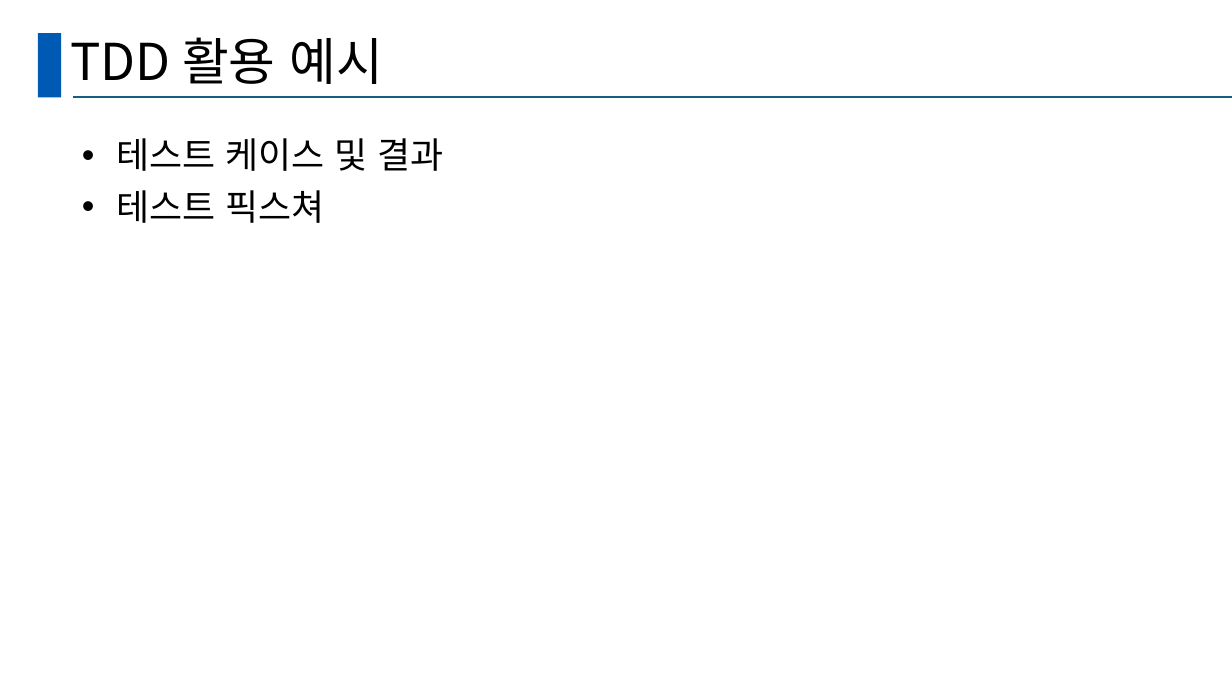
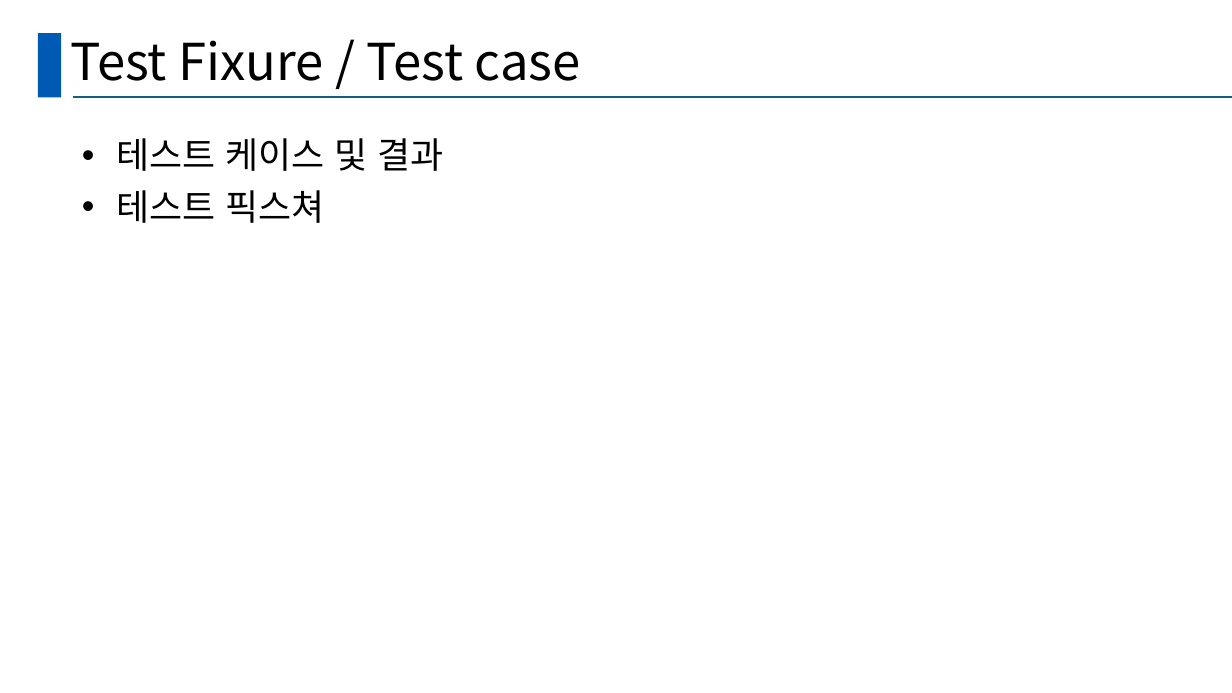
Before and after one commit to hy-ra-na/presentation_Americano, a slide deck: slide 10 of 발표양식.pptx (slide 7 before the commit). Drawn at 1232x693 pixels with LibreOffice and Linux fonts; fonts in the diff are those of the drawing. Boxes give left, top, right and bottom in pixels: in the first picture for what was removed or moved away, otherwise in the second. Text is boxed around its words. In the diff, an @@ line names an element or a change of style, - is before the commit and + after.

```diff
--- a/발표양식.pptx
+++ b/발표양식.pptx
@@ title at [70, 40, 581, 81]: text changed @@
-TDD 활용 예시
+Test Fixure / Test case
```
Also in this commit, not shown: 2 other slides changed, 7 slides added.
